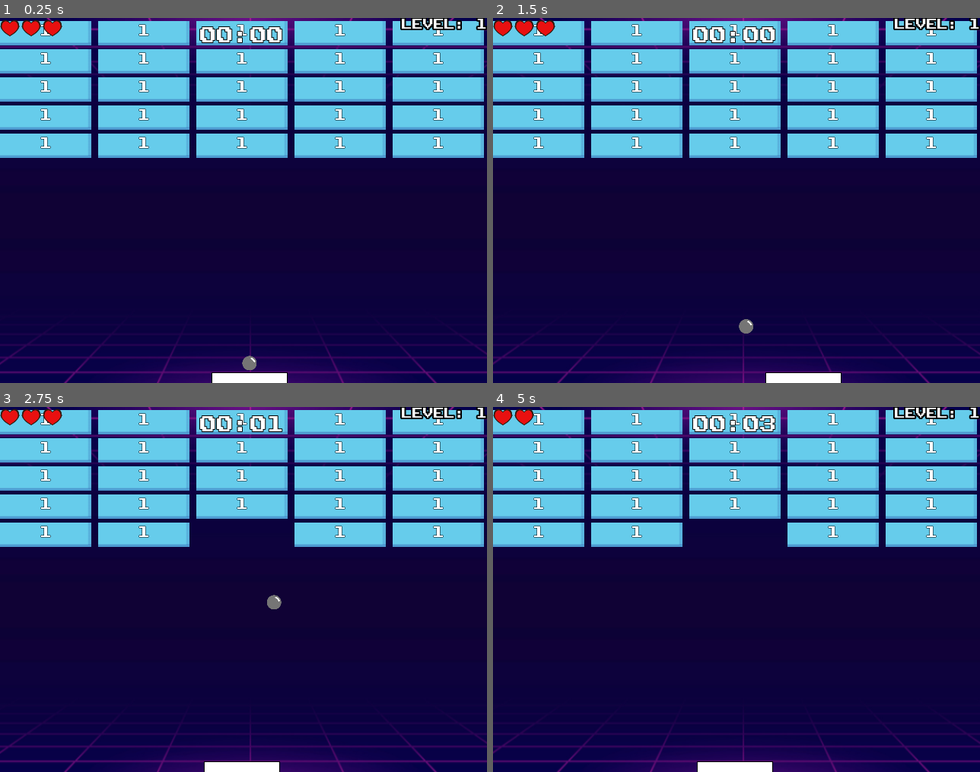
Above: before the commit, frames 1-4 (two rows, left to right).
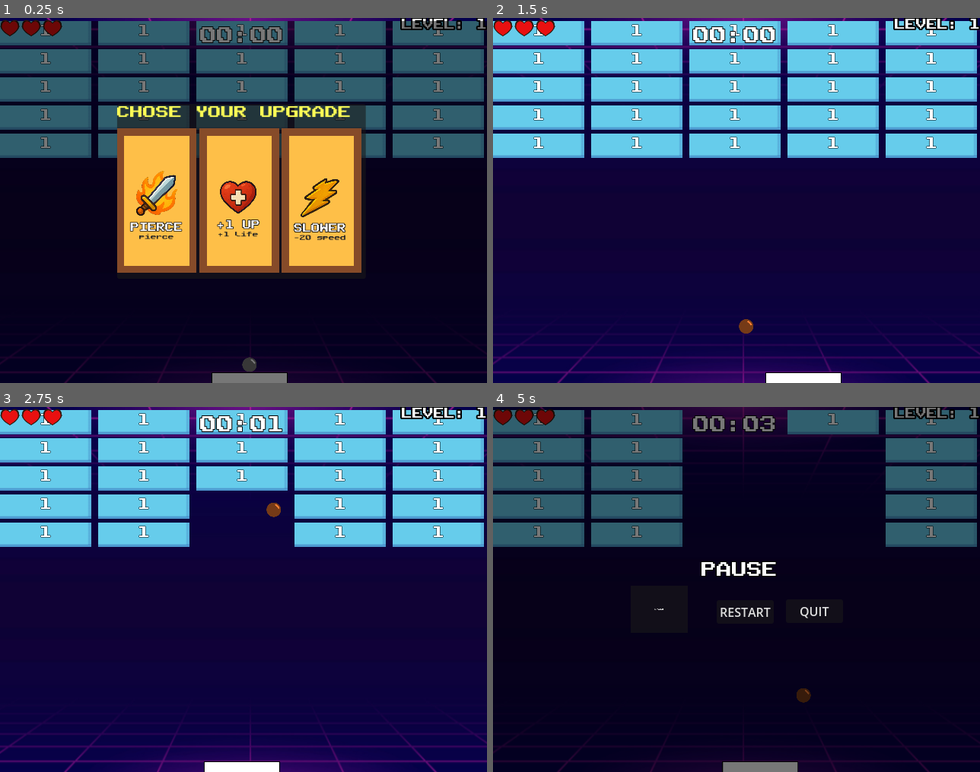
Above: after the commit, the same moments.

Repository: fabiolrodriguez/roguebrick
Game: Godot game, scene res://scenes/wrold.tscn
Two runs of this game, one before a commit and one after it. Both use one fixed random seed, a clock stepped at 60 frames per second and the inputs below.
Inputs (mouse positions are in pixels of both pictures, inside the frame that each line leads up to):
- Up to frame 1 (0.25 s): no input
- Up to frame 2 (1.5 s): click (648, 200) at 0.52 s; tap Enter (ui_accept) at 1.25 s; move the mouse to (843, 182) at 1.27 s; hold Right (ui_right) from 1.28 s (still down)
- Up to frame 3 (2.75 s): tap Enter (ui_accept) at 1.52, 2.27 s; move the mouse to (146, 607) at 2.02 s; release Right (ui_right) at 2.03 s; hold Left (ui_left) from 2.03 s (still down)
- Up to frame 4 (5 s): move the mouse to (785, 509) at 2.77 s; release Left (ui_left) at 2.78 s; hold Right (ui_right) 2.78-4.28 s; move the mouse to (712, 662) at 3.52 s; tap Enter (ui_accept) at 3.77, 4.52 s; move the mouse to (882, 644) at 4.27 s; hold Left (ui_left) from 4.28 s (still down); tap Escape (pause_game, bound only after the commit) at 4.9 s

The runs differ from the first frame. In frame 1, 99% of the frame differs, in the area x 0-100%, y 0-100%; in frame 2, less than 0.1%; in frame 3, 1.3%; in frame 4, 100%.

Commit message:
Add icons to menu, improve visuals, pause menu

Diff:
--- a/project.godot
+++ b/project.godot
@@ -19,7 +19,16 @@
 
 window/size/viewport_width=640
 window/size/viewport_height=480
+window/size/mode=2
 window/stretch/mode="canvas_items"
+
+[input]
+
+pause_game={
+"deadzone": 0.2,
+"events": [Object(InputEventKey,"resource_local_to_scene":false,"resource_name":"","device":0,"window_id":0,"alt_pressed":false,"shift_pressed":false,"ctrl_pressed":false,"meta_pressed":false,"pressed":false,"keycode":0,"physical_keycode":4194305,"key_label":0,"unicode":0,"location":0,"echo":false,"script":null)
+]
+}
 
 [layer_names]
 
--- a/scenes/wrold.tscn
+++ b/scenes/wrold.tscn
@@ -6,6 +6,7 @@
 [ext_resource type="PackedScene" uid="uid://s6uj340am82q" path="res://scenes/ball.tscn" id="3_ninex"]
 [ext_resource type="AudioStream" uid="uid://cvhmsmg4lnp61" path="res://assets/hit.mp3" id="5_vdhx6"]
 [ext_resource type="FontFile" uid="uid://ihks70w5dygr" path="res://assets/PublicPixel-rv0pA.ttf" id="5_w7a3i"]
+[ext_resource type="Texture2D" path="res://assets/transparent_background/cycle_transparent.png" id="6_06i83"]
 [ext_resource type="AudioStream" uid="uid://db1xcb8jghd27" path="res://assets/hit_brick.mp3" id="7_f3pje"]
 [ext_resource type="AudioStream" uid="uid://jryeatwr5egh" path="res://assets/game_over.mp3" id="7_sehhi"]
 [ext_resource type="AudioStream" uid="uid://ct8rk5fq67bbc" path="res://assets/bg2.mp3" id="7_w7a3i"]
@@ -45,7 +46,14 @@
 [sub_resource type="LabelSettings" id="LabelSettings_x26i3"]
 font = ExtResource("5_w7a3i")
 font_size = 23
-font_color = Color(0.7294118, 0.74509805, 0, 1)
+font_color = Color(0.82502115, 0.2354809, 3.85046e-07, 1)
+
+[sub_resource type="LabelSettings" id="LabelSettings_ajrab"]
+font = ExtResource("5_w7a3i")
+font_size = 20
+outline_size = 5
+outline_color = Color(0, 0, 0, 1)
+shadow_size = 5
 
 [sub_resource type="LabelSettings" id="LabelSettings_7vf5t"]
 font = ExtResource("5_w7a3i")
@@ -162,81 +170,7 @@
 [node name="dead" type="CanvasLayer" parent="." unique_id=2122854333]
 process_mode = 2
 
-[node name="restart" type="Button" parent="dead" unique_id=873391574]
-offset_left = 186.0
-offset_top = 254.0
-offset_right = 261.0
-offset_bottom = 285.0
-text = "RESTART"
-
-[node name="quit" type="Button" parent="dead" unique_id=2067696824]
-offset_left = 385.0
-offset_top = 253.0
-offset_right = 460.0
-offset_bottom = 284.0
-text = "QUIT"
-
-[node name="title" type="Label" parent="dead" unique_id=1798592188]
-offset_left = 223.0
-offset_top = 201.0
-offset_right = 430.0
-offset_bottom = 233.0
-text = "YOU LOSE!"
-label_settings = SubResource("LabelSettings_x26i3")
-
-[node name="win" type="CanvasLayer" parent="." unique_id=350136966]
-process_mode = 2
-
-[node name="restart" type="Button" parent="win" unique_id=1638849918]
-offset_left = 175.0
-offset_top = 254.0
-offset_right = 250.0
-offset_bottom = 285.0
-text = "RESTART"
-
-[node name="quit" type="Button" parent="win" unique_id=388769189]
-offset_left = 401.0
-offset_top = 253.0
-offset_right = 476.0
-offset_bottom = 284.0
-text = "QUIT"
-
-[node name="endless" type="Button" parent="win" unique_id=76525584]
-offset_left = 263.0
-offset_top = 253.0
-offset_right = 392.0
-offset_bottom = 284.0
-text = "ENDLESS MODE"
-
-[node name="title" type="Label" parent="win" unique_id=1137587799]
-offset_left = 211.0
-offset_top = 201.0
-offset_right = 441.0
-offset_bottom = 233.0
-text = "YOU WIN!!!"
-label_settings = SubResource("LabelSettings_x26i3")
-
-[node name="hit" type="AudioStreamPlayer" parent="." unique_id=418023205]
-stream = ExtResource("5_vdhx6")
-volume_db = -7.0
-
-[node name="game_over" type="AudioStreamPlayer" parent="." unique_id=278293023]
-stream = ExtResource("7_sehhi")
-volume_db = -7.0
-
-[node name="deadzone_sound" type="AudioStreamPlayer" parent="." unique_id=1638195976]
-process_mode = 2
-stream = ExtResource("8_ajrab")
-volume_db = -10.0
-
-[node name="bg" type="AudioStreamPlayer" parent="." unique_id=2105022792]
-stream = ExtResource("7_w7a3i")
-volume_db = -20.0
-
-[node name="UpgradePanel" type="CanvasLayer" parent="." unique_id=781428590]
-process_mode = 2
-
-[node name="ColorRect" type="ColorRect" parent="UpgradePanel" unique_id=97594926]
+[node name="ColorRect" type="ColorRect" parent="dead" unique_id=1010680119]
 anchors_preset = 15
 anchor_right = 1.0
 anchor_bottom = 1.0
@@ -248,6 +182,151 @@
 grow_vertical = 2
 color = Color(0, 0, 0, 0.53333336)
 
+[node name="restart" type="Button" parent="dead" unique_id=873391574]
+offset_left = 186.0
+offset_top = 254.0
+offset_right = 261.0
+offset_bottom = 285.0
+text = "RESTART"
+icon = ExtResource("6_06i83")
+expand_icon = true
+
+[node name="quit" type="Button" parent="dead" unique_id=2067696824]
+offset_left = 385.0
+offset_top = 253.0
+offset_right = 460.0
+offset_bottom = 284.0
+text = "QUIT"
+
+[node name="title" type="Label" parent="dead" unique_id=1798592188]
+offset_left = 223.0
+offset_top = 201.0
+offset_right = 430.0
+offset_bottom = 233.0
+text = "GAME OVER!"
+label_settings = SubResource("LabelSettings_x26i3")
+
+[node name="pause" type="CanvasLayer" parent="." unique_id=481035943]
+process_mode = 2
+
+[node name="ColorRect" type="ColorRect" parent="pause" unique_id=1549495089]
+anchors_preset = 15
+anchor_right = 1.0
+anchor_bottom = 1.0
+offset_left = -11.0
+offset_top = -6.0
+offset_right = 35.0
+offset_bottom = 29.0
+grow_horizontal = 2
+grow_vertical = 2
+color = Color(0, 0, 0, 0.53333336)
+
+[node name="resume" type="Button" parent="pause" unique_id=1863447975]
+offset_left = 181.00002
+offset_top = 235.00002
+offset_right = 557.0
+offset_bottom = 543.0
+scale = Vector2(0.2, 0.2)
+text = "RESUME"
+
+[node name="restart" type="Button" parent="pause" unique_id=586514199]
+offset_left = 294.0
+offset_top = 254.0
+offset_right = 369.0
+offset_bottom = 285.0
+text = "RESTART"
+
+[node name="quit" type="Button" parent="pause" unique_id=1158852627]
+offset_left = 385.0
+offset_top = 253.0
+offset_right = 460.0
+offset_bottom = 284.0
+text = "QUIT"
+
+[node name="title" type="Label" parent="pause" unique_id=905728831]
+offset_left = 274.0
+offset_top = 202.0
+offset_right = 414.0
+offset_bottom = 234.0
+text = "PAUSE"
+label_settings = SubResource("LabelSettings_ajrab")
+
+[node name="win" type="CanvasLayer" parent="." unique_id=350136966]
+process_mode = 2
+
+[node name="ColorRect" type="ColorRect" parent="win" unique_id=575033407]
+anchors_preset = 15
+anchor_right = 1.0
+anchor_bottom = 1.0
+offset_left = -11.0
+offset_top = -6.0
+offset_right = 35.0
+offset_bottom = 29.0
+grow_horizontal = 2
+grow_vertical = 2
+color = Color(0, 0, 0, 0.53333336)
+
+[node name="restart" type="Button" parent="win" unique_id=1638849918]
+offset_left = 175.0
+offset_top = 254.0
+offset_right = 250.0
+offset_bottom = 285.0
+text = "RESTART"
+
+[node name="quit" type="Button" parent="win" unique_id=388769189]
+offset_left = 401.0
+offset_top = 253.0
+offset_right = 476.0
+offset_bottom = 284.0
+text = "QUIT"
+
+[node name="endless" type="Button" parent="win" unique_id=76525584]
+offset_left = 263.0
+offset_top = 253.0
+offset_right = 392.0
+offset_bottom = 284.0
+text = "ENDLESS MODE"
+
+[node name="title" type="Label" parent="win" unique_id=1137587799]
+offset_left = 211.0
+offset_top = 201.0
+offset_right = 441.0
+offset_bottom = 233.0
+text = "YOU WIN!!!"
+label_settings = SubResource("LabelSettings_x26i3")
+
+[node name="hit" type="AudioStreamPlayer" parent="." unique_id=418023205]
+stream = ExtResource("5_vdhx6")
+volume_db = -7.0
+
+[node name="game_over" type="AudioStreamPlayer" parent="." unique_id=278293023]
+stream = ExtResource("7_sehhi")
+volume_db = -7.0
+
+[node name="deadzone_sound" type="AudioStreamPlayer" parent="." unique_id=1638195976]
+process_mode = 2
+stream = ExtResource("8_ajrab")
+volume_db = -10.0
+
+[node name="bg" type="AudioStreamPlayer" parent="." unique_id=2105022792]
+stream = ExtResource("7_w7a3i")
+volume_db = -20.0
+
+[node name="UpgradePanel" type="CanvasLayer" parent="." unique_id=781428590]
+process_mode = 2
+
+[node name="ColorRect" type="ColorRect" parent="UpgradePanel" unique_id=97594926]
+anchors_preset = 15
+anchor_right = 1.0
+anchor_bottom = 1.0
+offset_left = -11.0
+offset_top = 4.0
+offset_right = 35.0
+offset_bottom = 39.0
+grow_horizontal = 2
+grow_vertical = 2
+color = Color(0, 0, 0, 0.53333336)
+
 [node name="PanelContainer" type="PanelContainer" parent="UpgradePanel" unique_id=157630245]
 offset_left = 162.0
 offset_top = 119.0
@@ -269,26 +348,126 @@
 [node name="HBoxContainer" type="HBoxContainer" parent="UpgradePanel/PanelContainer/MarginContainer/VBoxContainer" unique_id=1922784506]
 layout_mode = 2
 
-[node name="option1" type="Button" parent="UpgradePanel/PanelContainer/MarginContainer/VBoxContainer/HBoxContainer" unique_id=368883374]
+[node name="option1" type="Button" parent="UpgradePanel/PanelContainer/MarginContainer/VBoxContainer/HBoxContainer" unique_id=153560836]
 custom_minimum_size = Vector2(110, 200)
 layout_mode = 2
+theme_override_font_sizes/font_size = 12
 theme_override_styles/normal = SubResource("StyleBoxFlat_wsg7y")
 theme_override_styles/hover = SubResource("StyleBoxFlat_sehhi")
-text = "BIGGER!"
+icon_alignment = 1
+
+[node name="CenterContainer" type="CenterContainer" parent="UpgradePanel/PanelContainer/MarginContainer/VBoxContainer/HBoxContainer/option1" unique_id=166542425]
+layout_mode = 0
+offset_left = 17.0
+offset_top = 28.0
+offset_right = 111.999985
+offset_bottom = 217.99998
+scale = Vector2(0.8, 0.8)
+
+[node name="VBoxContainer" type="VBoxContainer" parent="UpgradePanel/PanelContainer/MarginContainer/VBoxContainer/HBoxContainer/option1/CenterContainer" unique_id=1129132504]
+layout_mode = 2
+
+[node name="TextureRect" type="TextureRect" parent="UpgradePanel/PanelContainer/MarginContainer/VBoxContainer/HBoxContainer/option1/CenterContainer/VBoxContainer" unique_id=68197923]
+custom_minimum_size = Vector2(24, 24)
+layout_mode = 2
+size_flags_vertical = 4
+expand_mode = 5
+stretch_mode = 5
+
+[node name="Title" type="Label" parent="UpgradePanel/PanelContainer/MarginContainer/VBoxContainer/HBoxContainer/option1/CenterContainer/VBoxContainer" unique_id=481365227]
+layout_mode = 2
+theme_override_colors/font_outline_color = Color(0, 0, 0, 1)
+theme_override_constants/outline_size = 4
+theme_override_fonts/font = ExtResource("5_w7a3i")
+theme_override_font_sizes/font_size = 15
+horizontal_alignment = 1
+
+[node name="Description" type="Label" parent="UpgradePanel/PanelContainer/MarginContainer/VBoxContainer/HBoxContainer/option1/CenterContainer/VBoxContainer" unique_id=2014947024]
+layout_mode = 2
+theme_override_colors/font_color = Color(0.13682577, 0.13682574, 0.13682571, 1)
+theme_override_fonts/font = ExtResource("5_w7a3i")
+theme_override_font_sizes/font_size = 10
+horizontal_alignment = 1
 
 [node name="option2" type="Button" parent="UpgradePanel/PanelContainer/MarginContainer/VBoxContainer/HBoxContainer" unique_id=1443900978]
 custom_minimum_size = Vector2(110, 200)
 layout_mode = 2
+theme_override_font_sizes/font_size = 12
 theme_override_styles/normal = SubResource("StyleBoxFlat_wsg7y")
 theme_override_styles/hover = SubResource("StyleBoxFlat_sehhi")
-text = "BIGGER!"
+icon_alignment = 1
+
+[node name="CenterContainer" type="CenterContainer" parent="UpgradePanel/PanelContainer/MarginContainer/VBoxContainer/HBoxContainer/option2" unique_id=1493365796]
+layout_mode = 0
+offset_left = 19.0
+offset_top = 31.0
+offset_right = 107.75
+offset_bottom = 219.74998
+scale = Vector2(0.8, 0.8)
+
+[node name="VBoxContainer" type="VBoxContainer" parent="UpgradePanel/PanelContainer/MarginContainer/VBoxContainer/HBoxContainer/option2/CenterContainer" unique_id=105920301]
+layout_mode = 2
+
+[node name="TextureRect" type="TextureRect" parent="UpgradePanel/PanelContainer/MarginContainer/VBoxContainer/HBoxContainer/option2/CenterContainer/VBoxContainer" unique_id=1799833090]
+custom_minimum_size = Vector2(24, 24)
+layout_mode = 2
+expand_mode = 5
+stretch_mode = 5
+
+[node name="Title" type="Label" parent="UpgradePanel/PanelContainer/MarginContainer/VBoxContainer/HBoxContainer/option2/CenterContainer/VBoxContainer" unique_id=325186012]
+layout_mode = 2
+theme_override_colors/font_outline_color = Color(0, 0, 0, 1)
+theme_override_constants/outline_size = 4
+theme_override_fonts/font = ExtResource("5_w7a3i")
+theme_override_font_sizes/font_size = 15
+horizontal_alignment = 1
+
+[node name="Description" type="Label" parent="UpgradePanel/PanelContainer/MarginContainer/VBoxContainer/HBoxContainer/option2/CenterContainer/VBoxContainer" unique_id=2046363162]
+layout_mode = 2
+theme_override_colors/font_color = Color(0.13725491, 0.13725491, 0.13725491, 1)
+theme_override_fonts/font = ExtResource("5_w7a3i")
+theme_override_font_sizes/font_size = 10
+horizontal_alignment = 1
 
 [node name="option3" type="Button" parent="UpgradePanel/PanelContainer/MarginContainer/VBoxContainer/HBoxContainer" unique_id=658247876]
 custom_minimum_size = Vector2(110, 200)
 layout_mode = 2
+theme_override_font_sizes/font_size = 12
 theme_override_styles/normal = SubResource("StyleBoxFlat_wsg7y")
 theme_override_styles/hover = SubResource("StyleBoxFlat_sehhi")
-text = "BIGGER!"
+icon_alignment = 1
+
+[node name="CenterContainer" type="CenterContainer" parent="UpgradePanel/PanelContainer/MarginContainer/VBoxContainer/HBoxContainer/option3" unique_id=254458685]
+layout_mode = 0
+offset_left = 16.0
+offset_top = 26.0
+offset_right = 109.75
+offset_bottom = 223.49998
+scale = Vector2(0.8, 0.8)
+
+[node name="VBoxContainer" type="VBoxContainer" parent="UpgradePanel/PanelContainer/MarginContainer/VBoxContainer/HBoxContainer/option3/CenterContainer" unique_id=1084016659]
+layout_mode = 2
+
+[node name="TextureRect" type="TextureRect" parent="UpgradePanel/PanelContainer/MarginContainer/VBoxContainer/HBoxContainer/option3/CenterContainer/VBoxContainer" unique_id=2089859095]
+custom_minimum_size = Vector2(24, 24)
+layout_mode = 2
+expand_mode = 5
+stretch_mode = 5
+
+[node name="Title" type="Label" parent="UpgradePanel/PanelContainer/MarginContainer/VBoxContainer/HBoxContainer/option3/CenterContainer/VBoxContainer" unique_id=1753875355]
+layout_mode = 2
+theme_override_colors/font_outline_color = Color(0, 0, 0, 1)
+theme_override_constants/outline_size = 4
+theme_override_fonts/font = ExtResource("5_w7a3i")
+theme_override_font_sizes/font_size = 15
+horizontal_alignment = 1
+
+[node name="Description" type="Label" parent="UpgradePanel/PanelContainer/MarginContainer/VBoxContainer/HBoxContainer/option3/CenterContainer/VBoxContainer" unique_id=238369466]
+layout_mode = 2
+theme_override_colors/font_color = Color(0.13725491, 0.13725491, 0.13725491, 1)
+theme_override_fonts/font = ExtResource("5_w7a3i")
+theme_override_font_sizes/font_size = 10
+horizontal_alignment = 1
 
 [node name="hit_brick" type="AudioStreamPlayer" parent="." unique_id=826432983]
 stream = ExtResource("7_f3pje")
@@ -309,6 +488,9 @@
 [connection signal="body_entered" from="deadzone" to="." method="_on_deadzone_body_entered"]
 [connection signal="pressed" from="dead/restart" to="." method="_on_restart_pressed"]
 [connection signal="pressed" from="dead/quit" to="." method="_on_quit_pressed"]
+[connection signal="pressed" from="pause/resume" to="." method="_on_resume_pressed"]
+[connection signal="pressed" from="pause/restart" to="." method="_on_restart_pressed"]
+[connection signal="pressed" from="pause/quit" to="." method="_on_quit_pressed"]
 [connection signal="pressed" from="win/restart" to="." method="_on_restart_pressed"]
 [connection signal="pressed" from="win/quit" to="." method="_on_quit_pressed"]
 [connection signal="pressed" from="win/endless" to="." method="_on_endless_pressed"]
--- a/scripts/main.gd
+++ b/scripts/main.gd
@@ -23,6 +23,8 @@
 @onready var level_label = $hud/Label
 @onready var dead_menu = $dead
 @onready var win_menu = $win
+@onready var pause_menu = $pause
+@onready var resume_buttom = $pause/resume
 ## SFX
 @onready var bg_music = $bg
 @onready var button_hover = $button_hover
@@ -75,6 +77,16 @@
 	"piercing_ball",
 ]
 
+var upgrade_icons = {
+	"bigger_paddle": preload("res://assets/icons/paddle.png"),
+	"faster_ball": preload("res://assets/icons/speed.png"),
+	"extra_life": preload("res://assets/icons/heart.png"),
+	"faster_player": preload("res://assets/icons/boot.png"),
+	"magnet_ball": preload("res://assets/icons/magnet.png"),
+	"multi_ball": preload("res://assets/icons/multiball.png"),
+	"piercing_ball": preload("res://assets/icons/piercing.png")
+}
+
 var current_upgrade_choices: Array = []
 
 func show_upgrade_panel():
@@ -91,10 +103,13 @@
 	current_upgrade_choices.shuffle()
 	current_upgrade_choices = current_upgrade_choices.slice(0, 3)
 
-	option1_button.text = upgrade_to_text(current_upgrade_choices[0])
-	option2_button.text = upgrade_to_text(current_upgrade_choices[1])
-	option3_button.text = upgrade_to_text(current_upgrade_choices[2])
-
+	#option1_button.text = upgrade_to_text(current_upgrade_choices[0])
+	#option2_button.text = upgrade_to_text(current_upgrade_choices[1])
+	#option3_button.text = upgrade_to_text(current_upgrade_choices[2])
+
+	setup_upgrade_button(option1_button, current_upgrade_choices[0])
+	setup_upgrade_button(option2_button, current_upgrade_choices[1])
+	setup_upgrade_button(option3_button, current_upgrade_choices[2])
 
 func upgrade_to_text(upgrade_id: String) -> String:
 	match upgrade_id:
@@ -234,6 +249,7 @@
 	dead_menu.visible = false
 	win_menu.visible = false
 	upgrade_menu.visible = false
+	pause_menu.visible = false
 
 	#generate_bricks()
 	# connect brick to send the get the destroyed signal
@@ -302,7 +318,7 @@
 	bola.call_deferred("stick_to_player", ball_speed)
 	generate_bricks()
 	update_level_ui()
-	if phase > 1:
+	if phase > 0:
 		if endless:
 			ball_speed = bola.start_speed + 10
 			#brick_hits = rng.randf_range(1, 5)
@@ -401,3 +417,47 @@
 		else:
 			await get_tree().create_timer(1).timeout
 			bola.call_deferred("stick_to_player", ball_speed)
+
+func _unhandled_input(event):
+	if event.is_action_pressed("pause_game"):
+		toggle_pause()
+
+func toggle_pause():
+	get_tree().paused = true
+	pause_menu.visible = true
+
+func _on_resume_pressed() -> void:
+	get_tree().paused = false
+	pause_menu.visible = false
+
+func setup_upgrade_button(button, upgrade_id):
+	var icon = button.get_node("CenterContainer/VBoxContainer/TextureRect")
+	var title = button.get_node("CenterContainer/VBoxContainer/Title")
+	var desc = button.get_node("CenterContainer/VBoxContainer/Description")
+
+	icon.texture = upgrade_icons.get(upgrade_id)
+
+	title.text = get_upgrade_title(upgrade_id)
+	desc.text = get_upgrade_description(upgrade_id)
+
+func get_upgrade_title(id):
+	match id:
+		"bigger_paddle": return "BIGGER"
+		"faster_ball": return "SLOWER"
+		"extra_life": return "+1 UP"
+		"faster_player": return "FASTER"
+		"magnet_ball": return "MAGNET"
+		"multi_ball": return "MULTI"
+		"piercing_ball": return "PIERCE"
+		_: return id
+
+func get_upgrade_description(id):
+	match id:
+		"bigger_paddle": return "+20% Wider"
+		"faster_ball": return "-20 speed"
+		"extra_life": return "+1 life"
+		"faster_player": return "+60 speed"
+		"magnet_ball": return "sticks"
+		"multi_ball": return "+1 ball"
+		"piercing_ball": return "pierce"
+		_: return ""
Binary file added: assets/icons/alchemy_transparent.png
Not shown, added: assets/icons/alchemy_transparent.png.import
Not shown, added: assets/icons/attack_transparent.png.import
Binary file added: assets/icons/boot.png
Not shown, added: assets/icons/boot.png.import
Binary file added: assets/icons/bulb_transparent.png
Not shown, added: assets/icons/bulb_transparent.png.import
Binary file added: assets/icons/cogwheels_transparent.png
Not shown, added: assets/icons/cogwheels_transparent.png.import
Binary file added: assets/icons/coins_transparent.png
Not shown, added: assets/icons/coins_transparent.png.import
Binary file added: assets/icons/controller_transparent.png
(and 54 more such lines)
